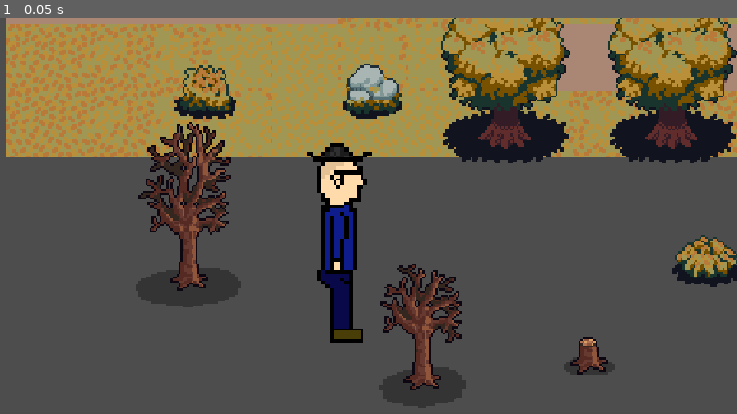
Above: before the commit, frame 1.
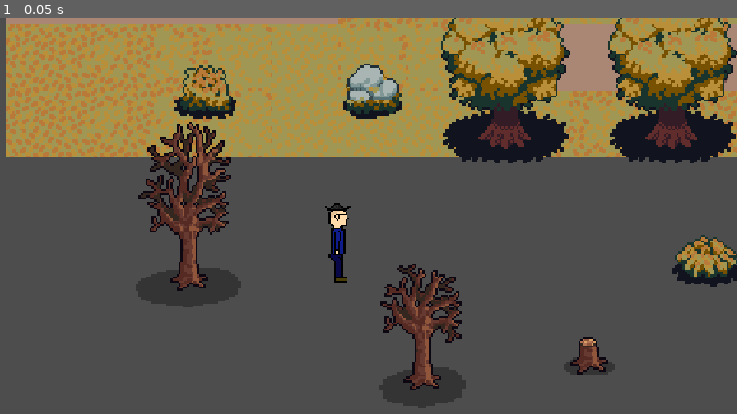
Above: after the commit, the same moment.

Repository: skyrix1627/GraveGuard
Game: Godot game, scene res://scenes/game.tscn
The game is run twice, just before and just after one commit, with the same random seed, the same clock (stepped at 60 frames per second) and the same inputs.
Inputs:
- Up to frame 1 (0.05 s): no input

The runs differ from the first frame. In frame 1, 2.2% of the frame differs, in the area x 41-51%, y 31-83%.

Commit message:
player model updated

Diff:
--- a/scenes/player.tscn
+++ b/scenes/player.tscn
@@ -1,6 +1,7 @@
 [gd_scene format=3 uid="uid://dvlip4jt4knlc"]
 
-[ext_resource type="Texture2D" uid="uid://k60dll0sqv8g" path="res://assets/sprites/playerLeftCollection.png" id="2_qhqgy"]
+[ext_resource type="Texture2D" uid="uid://k60dll0sqv8g" path="res://assets/sprites/playerLeftCollection.png" id="2_dqkch"]
+[ext_resource type="Texture2D" uid="uid://b7ca1arfno1eq" path="res://assets/sprites/player.png" id="2_qhqgy"]
 [ext_resource type="Texture2D" uid="uid://dmfhi5i8xtpbb" path="res://assets/sprites/playerRightCollection.png" id="3_dqkch"]
 
 [sub_resource type="GDScript" id="GDScript_g2els"]
@@ -42,22 +43,26 @@
 "
 
 [sub_resource type="RectangleShape2D" id="RectangleShape2D_yqjtg"]
-size = Vector2(12, 9)
+size = Vector2(11, 9)
+
+[sub_resource type="AtlasTexture" id="AtlasTexture_jej6c"]
+atlas = ExtResource("2_qhqgy")
+region = Rect2(0, 0, 59, 96)
 
 [sub_resource type="AtlasTexture" id="AtlasTexture_qlg0r"]
-atlas = ExtResource("2_qhqgy")
+atlas = ExtResource("2_dqkch")
 region = Rect2(59, 0, 59, 96)
 
 [sub_resource type="AtlasTexture" id="AtlasTexture_tuyoq"]
-atlas = ExtResource("2_qhqgy")
+atlas = ExtResource("2_dqkch")
 region = Rect2(118, 0, 59, 96)
 
 [sub_resource type="AtlasTexture" id="AtlasTexture_fjrip"]
-atlas = ExtResource("2_qhqgy")
+atlas = ExtResource("2_dqkch")
 region = Rect2(0, 96, 59, 96)
 
 [sub_resource type="AtlasTexture" id="AtlasTexture_smehm"]
-atlas = ExtResource("2_qhqgy")
+atlas = ExtResource("2_dqkch")
 region = Rect2(0, 0, 59, 96)
 
 [sub_resource type="AtlasTexture" id="AtlasTexture_ur7pv"]
@@ -78,6 +83,14 @@
 
 [sub_resource type="SpriteFrames" id="SpriteFrames_dkgtv"]
 animations = [{
+"frames": [{
+"duration": 1.0,
+"texture": SubResource("AtlasTexture_jej6c")
+}],
+"loop": 1,
+"name": &"idle",
+"speed": 5.0
+}, {
 "frames": [{
 "duration": 1.0,
 "texture": SubResource("AtlasTexture_qlg0r")
@@ -117,9 +130,11 @@
 script = SubResource("GDScript_g2els")
 
 [node name="CollisionShape2D" type="CollisionShape2D" parent="." unique_id=1978964934]
-position = Vector2(-3, 36.5)
+position = Vector2(0.5, 15)
 shape = SubResource("RectangleShape2D_yqjtg")
 
 [node name="AnimatedSprite2D" type="AnimatedSprite2D" parent="." unique_id=1650926126]
+scale = Vector2(0.4, 0.4)
 sprite_frames = SubResource("SpriteFrames_dkgtv")
 animation = &"leftWalking"
+frame_progress = 0.54562396
Binary file changed: assets/sprites/player.png
